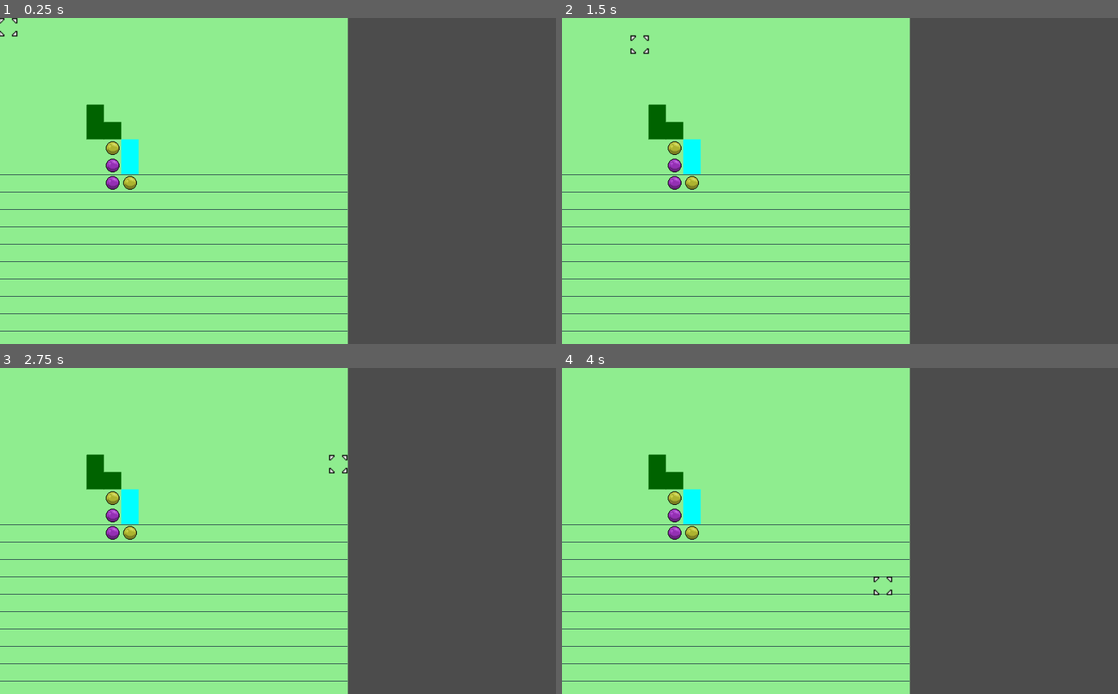
Above: before the commit, frames 1-4 (two rows, left to right).
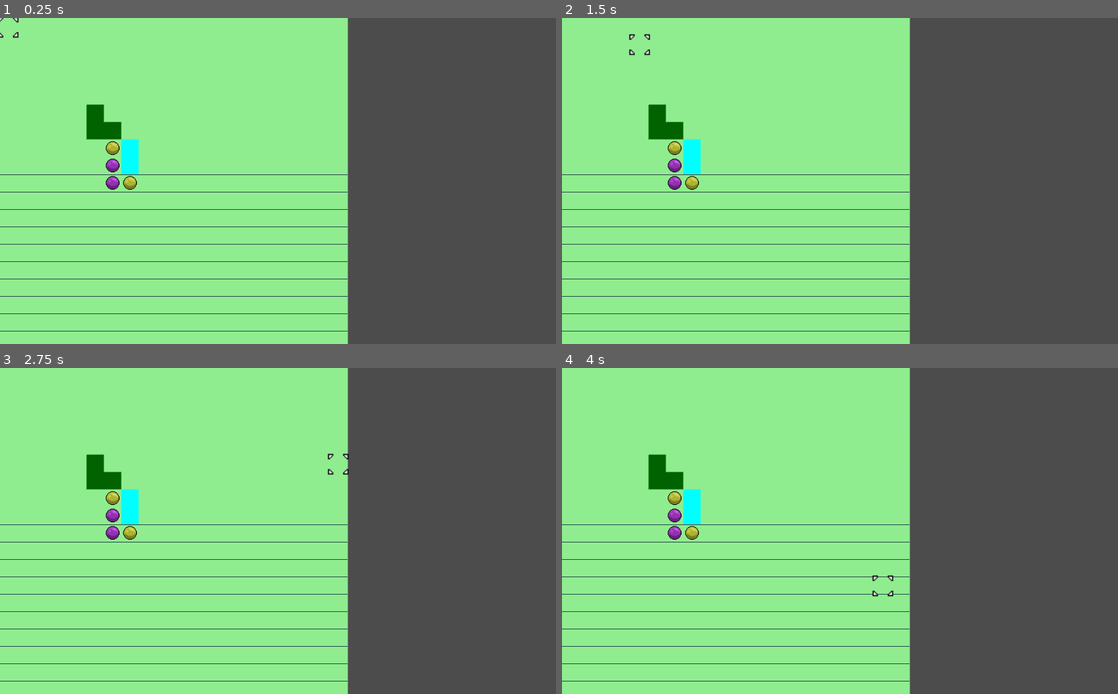
Above: after the commit, the same moments.

Repository: DaveRendell/gridcursor
Game: Godot game, scene res://SquareGrid.tscn
Same seed, same stepped clock (60 frames per second), same inputs: the game is played once before the commit and once after it.
Inputs (mouse positions are in pixels of both pictures, inside the frame that each line leads up to):
- Up to frame 1 (0.25 s): no input
- Up to frame 2 (1.5 s): tap Enter (ui_accept) at 0.5, 0.77 s; move the mouse to (962, 164) at 0.52 s; hold Right (ui_right) 0.53-1.28 s; click (962, 164) at 0.67 s; move the mouse to (728, 197) at 1.27 s; hold Down (ui_down) from 1.28 s (still down); click (728, 197) at 1.42 s
- Up to frame 3 (2.75 s): tap Enter (ui_accept) at 1.52 s; move the mouse to (333, 459) at 2.02 s; release Down (ui_down) at 2.03 s; hold Right (ui_right) from 2.03 s (still down); click (333, 459) at 2.17 s
- Up to frame 4 (4 s): tap Enter (ui_accept) at 2.75, 3.02, 3.77 s; move the mouse to (812, 596) at 2.77 s; release Right (ui_right) at 2.78 s; hold Up (ui_up) 2.78-3.53 s; click (812, 596) at 2.92 s; move the mouse to (1006, 579) at 3.52 s; hold Left (ui_left) from 3.53 s (still down); click (1006, 579) at 3.67 s

The runs differ from the first frame. In frame 1, less than 0.1% of the frame differs, in the area x 0-4%, y 0-7%; in frame 2, less than 0.1%, in the area x 12-16%, y 4-12%; in frame 3, less than 0.1%; in frame 4, less than 0.1%.

Commit message:
Start great refactor

Diff:
--- a/Grid.gd
+++ b/Grid.gd
@@ -8,8 +8,7 @@
 
 # Cursor properties
 export var active = true
-var cursor_x: int = 0
-var cursor_y: int = 0
+var cursor: Coordinate = Coordinate.new(0, 0)
 var mouse_in_grid = false
 var scrolling: bool = false
 
@@ -31,7 +30,7 @@
 
 # Called every frame. 'delta' is the elapsed time since the previous frame.
 func _process(delta):
-	$Cursor.position = position_from_coordinates(cursor_x, cursor_y)
+	$Cursor.position = position_from_coordinates(cursor.x, cursor.y)
 
 # Returns the relative position of an object at the given grid coordinates
 # Should be overwritten to match the coordinate system of this grid
@@ -45,37 +44,35 @@
 
 # Takes a relative position and returns the 2D grid coordinates in an array
 # Should be overwritten to match the coordinate system of this grid
-func coordinates_from_position(p: Vector2) -> Array:
+func coordinates_from_position(p: Vector2) -> Coordinate:
 	push_error("Implement coordinates_from_position in inheriting scene")
-	return []
+	return Coordinate.new(0, 0)
 
 func set_position_to_mouse_cursor():
 	var mouse_relative_position = get_global_mouse_position() - global_position
-	var coords = coordinates_from_position(mouse_relative_position)
-	if (cursor_x != coords[0]) or (cursor_y != coords[1]):
-		cursor_x = max(0, min(coords[0], grid_width - 1))
-		cursor_y = max(0, min(coords[1], grid_height - 1))
+	var coordinate = coordinates_from_position(mouse_relative_position)
+	if not cursor.equals(coordinate):
+		cursor = coordinate.trim(grid_width, grid_height)
 		if send_clicks_as_signal:
 			emit_signal("cursor_move", self)
 
-func move_cursor(d_x: int, d_y: int):
-	cursor_x += d_x
-	cursor_y += d_y
+func move_cursor(dx: int, dy: int):
+	cursor = cursor.add_x(dx).add_y(dy)
 	if send_clicks_as_signal:
 		emit_signal("cursor_move", self)
 
 func _input(event):
 	if active:
-		if event.is_action_pressed("ui_up") and cursor_y > 0:
+		if event.is_action_pressed("ui_up") and cursor.y > 0:
 			move_cursor(0, -1)
 			$Cursor/ScrollStartTimer.start()
-		if event.is_action_pressed("ui_down") and cursor_y < grid_height - 1:
+		if event.is_action_pressed("ui_down") and cursor.y < grid_height - 1:
 			move_cursor(0, 1)
 			$Cursor/ScrollStartTimer.start()
-		if event.is_action_pressed("ui_left") and cursor_x > 0:
+		if event.is_action_pressed("ui_left") and cursor.x > 0:
 			move_cursor(-1, 0)
 			$Cursor/ScrollStartTimer.start()
-		if event.is_action_pressed("ui_right") and cursor_x < grid_width - 1:
+		if event.is_action_pressed("ui_right") and cursor.x < grid_width - 1:
 			move_cursor(1, 0)
 			$Cursor/ScrollStartTimer.start()
 
@@ -92,17 +89,17 @@
 
 		if (event.is_action_pressed("ui_accept"))\
 		|| (event is InputEventMouseButton and event.is_pressed()):
-			click_position(cursor_x, cursor_y)
+			click_position(cursor.x, cursor.y)
 
 
 func scroll_cursor():
-	if Input.is_action_pressed("ui_up") and cursor_y > 0:
+	if Input.is_action_pressed("ui_up") and cursor.y > 0:
 		move_cursor(0, -1)
-	if Input.is_action_pressed("ui_down") and cursor_y < grid_height - 1:
+	if Input.is_action_pressed("ui_down") and cursor.y < grid_height - 1:
 		move_cursor(0, 1)
-	if Input.is_action_pressed("ui_left") and cursor_x > 0:
+	if Input.is_action_pressed("ui_left") and cursor.x > 0:
 		move_cursor(-1, 0)
-	if Input.is_action_pressed("ui_right") and cursor_x < grid_width - 1:
+	if Input.is_action_pressed("ui_right") and cursor.x < grid_width - 1:
 		move_cursor(1, 0)
 
 func click_position(x, y):
--- a/HexGrid.gd
+++ b/HexGrid.gd
@@ -15,9 +15,9 @@
 	return out
 
 
-func coordinates_from_position(p: Vector2) -> Array:
+func coordinates_from_position(p: Vector2) -> Coordinate:
 	var coords = pixel_to_offset_hex(p.x - 0.5 * grid_size, p.y- 0.5 * grid_size)
-	return coords
+	return Coordinate.new(coords[0], coords[1])
 
 func cell_centre_position(x: int, y: int) -> Vector2:
 	return position_from_coordinates(x, y) + Vector2(0.5 * grid_size, hex_size)
--- a/Map.gd
+++ b/Map.gd
@@ -1,4 +1,5 @@
 extends "res://Grid.gd"
+class_name Map
 
 var terrain_grid: Array
 var highlights: Array = []
@@ -16,6 +17,8 @@
 	terrain_grid[6][6] = 2
 	terrain_grid[7][7] = 3
 	terrain_grid[7][8] = 3
+	var a = Coordinate.new(5, 6)
+	print(a)
 
 func _draw():
 	for i in grid_width:
--- a/SquareGrid.gd
+++ b/SquareGrid.gd
@@ -9,8 +9,8 @@
 func cell_centre_position(x: int, y: int) -> Vector2:
 	return position_from_coordinates(x, y) + Vector2(0.5 * grid_size, 0.5 * grid_size)
 
-func coordinates_from_position(p: Vector2) -> Array:
-	return [p.x / grid_size, p.y / grid_size]
+func coordinates_from_position(p: Vector2) -> Coordinate:
+	return Coordinate.new(p.x / grid_size, p.y / grid_size)
 
 func draw_grid():
 	# Set background dimensions
--- a/SquareGrid.tscn
+++ b/SquareGrid.tscn
@@ -9,9 +9,6 @@
 
 [node name="Background" parent="." index="0"]
 show_behind_parent = true
-
-[node name="Cursor" parent="." index="1"]
-frame = 1
 
 [node name="Unit" parent="GridNodes" index="0" instance=ExtResource( 4 )]
 x = 6
--- a/Unit.gd
+++ b/Unit.gd
@@ -1,4 +1,5 @@
 extends "res://GridNode.gd"
+class_name Unit
 
 export var movement = 6
 export var movement_type = "foot"
@@ -23,8 +24,8 @@
 	var options = movement_options(grid)
 	var node_array = grid.node_array()
 
-	var is_option = options.has([grid.cursor_x, grid.cursor_y])
-	var node = node_array[grid.cursor_x][grid.cursor_y]
+	var is_option = options.has([grid.cursor.x, grid.cursor.y])
+	var node = node_array[grid.cursor.x][grid.cursor.y]
 	var space_occupied = node != null
 
 	if is_option and not space_occupied:
@@ -32,7 +33,7 @@
 		for i in range(1, grid.path.size()):
 			var pos = grid.position_from_coordinates(grid.path[i][0], grid.path[i][1])
 			tween.tween_property(self, "position", pos, 0.1)
-		tween.connect("finished", self, "update_position", [grid, grid.cursor_x, grid.cursor_y])
+		tween.connect("finished", self, "update_position", [grid, grid.cursor.x, grid.cursor.y])
 		grid.path = []
 		grid.update()
 		grid.disconnect("click", self, "handle_grid_click")
@@ -49,8 +50,9 @@
 
 
 func handle_cursor_move(grid):
-	var c_x = grid.cursor_x
-	var c_y = grid.cursor_y
+	var c_x = grid.cursor.x
+	var c_y = grid.cursor.y
+	var c = grid.cursor
 	var options = movement_options(grid)
 
 	if !options.has([c_x, c_y]):
@@ -75,7 +77,7 @@
 				grid.path = manual_path
 				grid.update()
 				return
-	var auto_path = get_path_to_coords(grid, grid.cursor_x, grid.cursor_y)
+	var auto_path = get_path_to_coords(grid, grid.cursor.x, grid.cursor.y)
 	if auto_path.size() > 0:
 		grid.path = auto_path
 		grid.update()
@@ -116,26 +118,26 @@
 
 	return remaining_movement
 
-func movement_options(grid):
-	var remaining_movement = calculate_movement(grid)
+func movement_options(map: Map) -> Array:
+	var remaining_movement = calculate_movement(map)
 	var options = []
-	for i in grid.grid_width:
-		for j in grid.grid_height:
+	for i in map.grid_width:
+		for j in map.grid_height:
 			if remaining_movement[i][j] > -1:
 				options.append([i, j])
 	return options
 
-func movement_cost_of_cell(grid, i, j):
-	var terrain = grid.terrain_grid[i][j]
-	var node = grid.node_array()[i][j]
+func movement_cost_of_cell(map: Map, i: int, j: int) -> int:
+	var terrain: int = map.terrain_grid[i][j]
+	var node: Unit = map.node_array()[i][j]
 	if (node != null) and (node.team != team):
 		return -1
-	if grid.terrain_types[terrain]["movement"].has(movement_type):
-		return grid.terrain_types[terrain]["movement"][movement_type]
+	if map.terrain_types[terrain]["movement"].has(movement_type):
+		return map.terrain_types[terrain]["movement"][movement_type]
 	return -1
 
-func get_path_to_coords(grid, i, j):
-	var remaining_movement = calculate_movement(grid)
+func get_path_to_coords(map: Map, i: int, j: int) -> Array:
+	var remaining_movement = calculate_movement(map)
 	if remaining_movement[i][j] < 0:
 		return []
 
@@ -144,12 +146,12 @@
 	var u_y = j
 	var u_remain = remaining_movement[i][j]
 	while (u_x != x) or (u_y != y):
-		var adjacent_cells = grid.get_adjacent_cells(u_x, u_y)
-		var u_cost = movement_cost_of_cell(grid, u_x, u_y)
+		var adjacent_cells = map.get_adjacent_cells(u_x, u_y)
+		var u_cost = movement_cost_of_cell(map, u_x, u_y)
 		for a in adjacent_cells:
 			var a_x = a[0]
 			var a_y = a[1]
-			var a_node = grid.node_array()[a_x][a_y]
+			var a_node = map.node_array()[a_x][a_y]
 			if (a_node == null) or (a_node.team == team):
 				var a_remain = remaining_movement[a_x][a_y]
 				if a_remain == u_remain + u_cost:
@@ -161,8 +163,8 @@
 	out.invert()
 	return out
 
-func movement_cost_of_path(grid, p: Array):
+func movement_cost_of_path(map: Map, p: Array):
 	var cost = 0
 	for i in range(1, p.size()):
-		cost += movement_cost_of_cell(grid, p[i][0], p[i][1])
+		cost += movement_cost_of_cell(map, p[i][0], p[i][1])
 	return cost
--- /dev/null
+++ b/coordinate.gd
@@ -0,0 +1,34 @@
+class_name Coordinate
+# Class for holding a coordinate in a `Grid`. Contains x (horizontal) and
+# y (vertical) co-ordinates.
+
+var x: int
+var y: int
+
+func _init(x: int, y: int):
+	self.x = x
+	self.y = y
+
+func _to_string() -> String:
+	return "(x: %d, y: %d)" % [x, y]
+
+func equals(other: Coordinate) -> bool:
+	return (x == other.x) and (y == other.y)
+
+func trim(max_width: int, max_height: int) -> Coordinate:
+	return get_script().new(
+		max(0, min(x, max_width - 1)),
+		max(0, min(y, max_height - 1)))
+
+func add_x(dx: int) -> Coordinate:
+	return get_script().new(x + dx, y)
+
+func add_y(dy: int) -> Coordinate:
+	return get_script().new(x, y + dy)
+
+func is_in(array: Array) -> bool:
+	for item in array:
+		var coordinate = item as Coordinate
+		if coordinate and self.equals(coordinate):
+			return true
+	return false
--- a/project.godot
+++ b/project.godot
@@ -9,6 +9,11 @@
 config_version=4
 
 _global_script_classes=[ {
+"base": "Reference",
+"class": "Coordinate",
+"language": "GDScript",
+"path": "res://coordinate.gd"
+}, {
 "base": "Node2D",
 "class": "Grid",
 "language": "GDScript",
@@ -18,10 +23,23 @@
 "class": "GridNode",
 "language": "GDScript",
 "path": "res://GridNode.gd"
+}, {
+"base": "Node2D",
+"class": "Map",
+"language": "GDScript",
+"path": "res://Map.gd"
+}, {
+"base": "Node2D",
+"class": "Unit",
+"language": "GDScript",
+"path": "res://Unit.gd"
 } ]
 _global_script_class_icons={
+"Coordinate": "",
 "Grid": "",
-"GridNode": ""
+"GridNode": "",
+"Map": "",
+"Unit": ""
 }
 
 [application]
